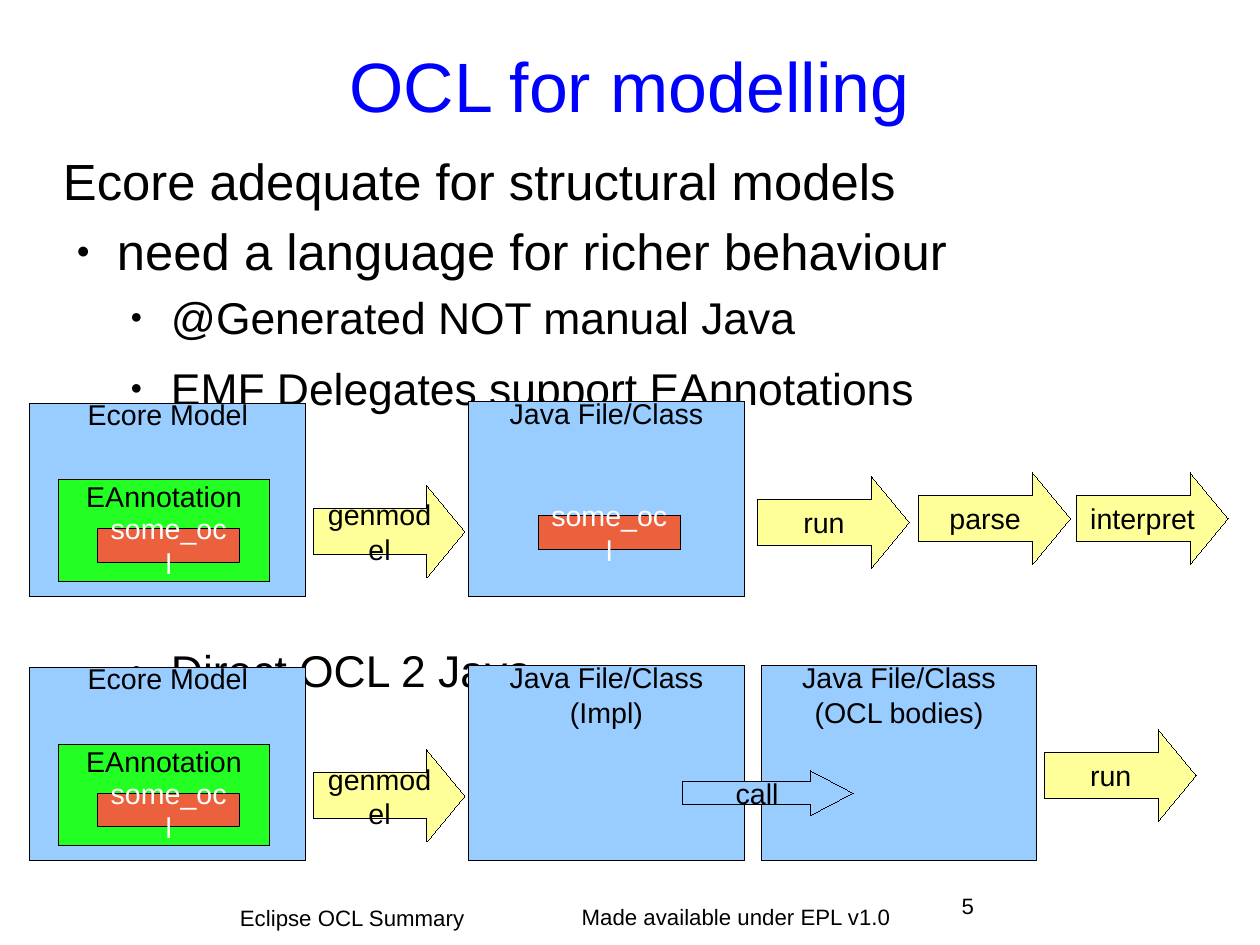
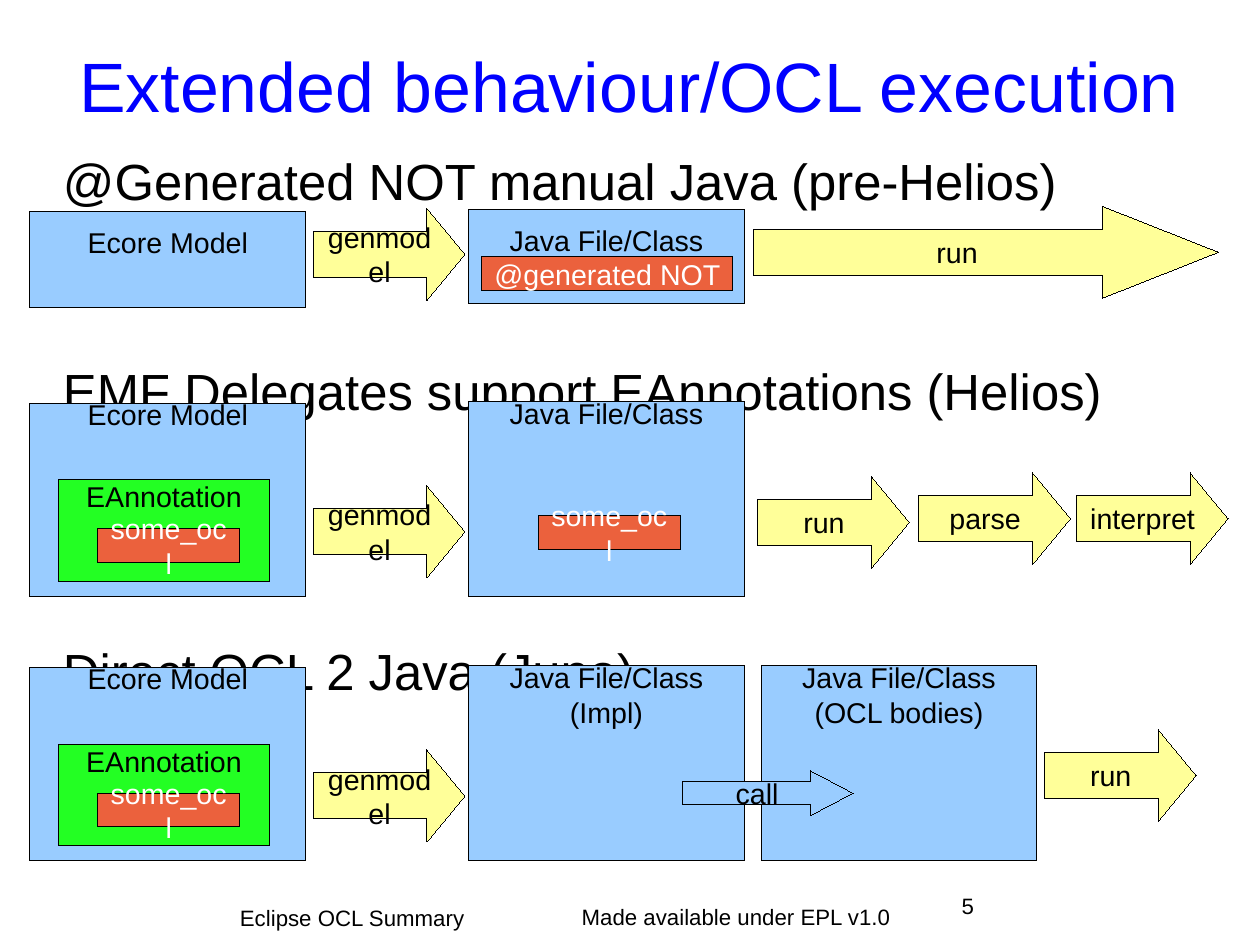
Before and after one commit to eclipse-ocl/ocl-website, a slide deck: slide 5 of ocl/docs/publications/ECE2011BoF/EclipseOCLSummary.odp. Drawn at 1260x945 pixels with LibreOffice and Linux fonts; fonts in the diff are those of the drawing; background and template pictures are left out. Boxes give left, top, right and bottom in pixels: in the first picture for what was removed or moved away, otherwise in the second. Text is boxed around its words. In the diff, an @@ line names an element or a change of style, - is before the commit and + after.

Commit message:
Final slides

```diff
--- a/ocl/docs/publications/ECE2011BoF/EclipseOCLSummary.odp
+++ b/ocl/docs/publications/ECE2011BoF/EclipseOCLSummary.odp
@@ title at (79, 61, 1179, 113): text changed @@
-OCL for modelling
+Extended behaviour/OCL execution
@@ text at (63, 163, 1102, 701): text changed; size 28 to 32 pt @@
-Ecore adequate for structural models
-● need a language for richer behaviour
-  ● @Generated NOT manual Java
-  ● EMF Delegates support EAnnotations
-  ● Direct OCL 2 Java
+@Generated NOT manual Java (pre-Helios)
+EMF Delegates support EAnnotations (Helios)
+Direct OCL 2 Java (Juno)
@@ right arrow added at (313, 208, 465, 300), fill #FFFF99, outline #000000 0 pt, 18 pt, text #000000 @@
+genmodel
@@ right arrow added at (753, 206, 1219, 297), fill #FFFF99, outline #000000 0 pt, 18 pt, text #000000 @@
+run
@@ rectangle added at (30, 212, 305, 308), fill #99CCFF, outline #000000 0 pt, 18 pt, text #000000 @@
+Ecore Model
@@ rectangle added at (469, 210, 744, 304), fill #99CCFF, outline #000000 0 pt, 18 pt, text #000000 @@
+Java File/Class
@@ rectangle added at (483, 257, 734, 292), fill #EB613D, outline #000000 0 pt, 18 pt, text #FFFFFF @@
+@generated NOT
```
Also in this commit, not shown: 4 other slides changed.
